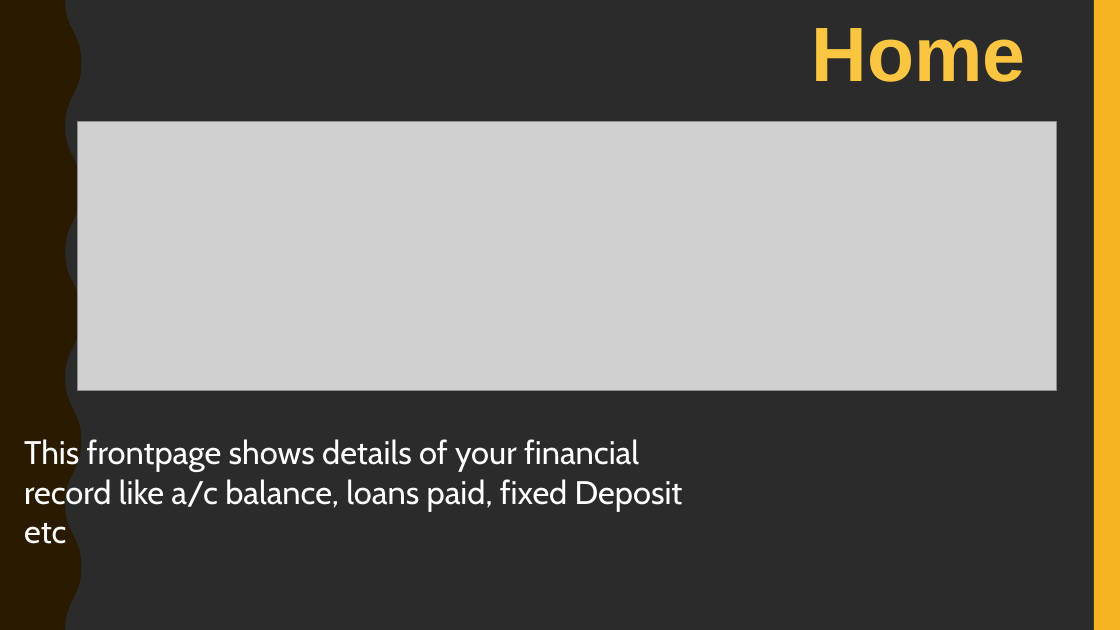
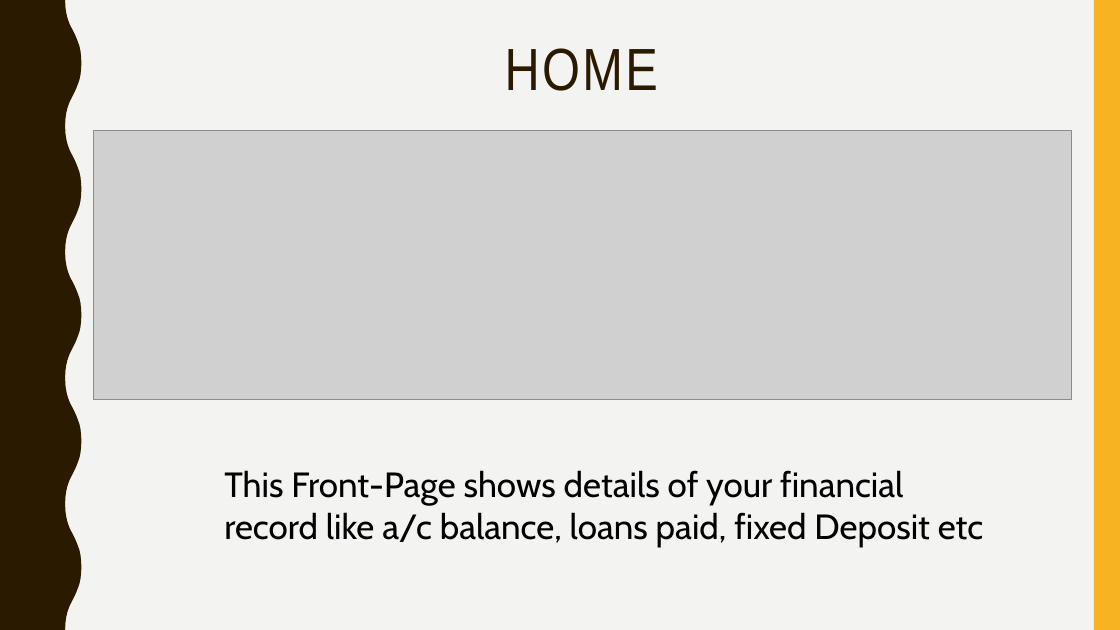
Before and after one commit to mittrayash/Hackrupt-Fintech-NSIT, a slide deck: slide 3 of PPT.pptx. Drawn at 1120x630 pixels with LibreOffice and Linux fonts; fonts in the diff are those of the drawing; grey boxes stand for pictures; background and template pictures are left out; a plain dark background stands for a picture behind light text. Boxes give left, top, right and bottom in pixels: in the first picture for what was removed or moved away, otherwise in the second. Text is boxed around its words. In the diff, an @@ line names an element or a change of style, - is before the commit and + after.

Commit message:
Finish Ppt

```diff
--- a/PPT.pptx
+++ b/PPT.pptx
@@ background picture (left out) to #F3F3F2 @@
@@ title at (505,48,658,91): text changed; size 66 to 51 pt; font Arial to Arial Narrow; text colour #FAC540 to #2A1A00; bold off @@
-Home
+HOME
@@ picture: place and size @@
-picture at (78,122,1057,391)
+picture at (93,131,1072,400)
@@ text at (224,470,983,548): text changed; size 28 to 30 pt; text colour #FFFFFF to #000000 @@
-This frontpage shows details of your financial record like a/c balance, loans paid, fixed Deposit etc
+This Front-Page shows details of your financial record like a/c balance, loans paid, fixed Deposit etc
```
Also in this commit, not shown: 1 other slide changed, 3 other files.
